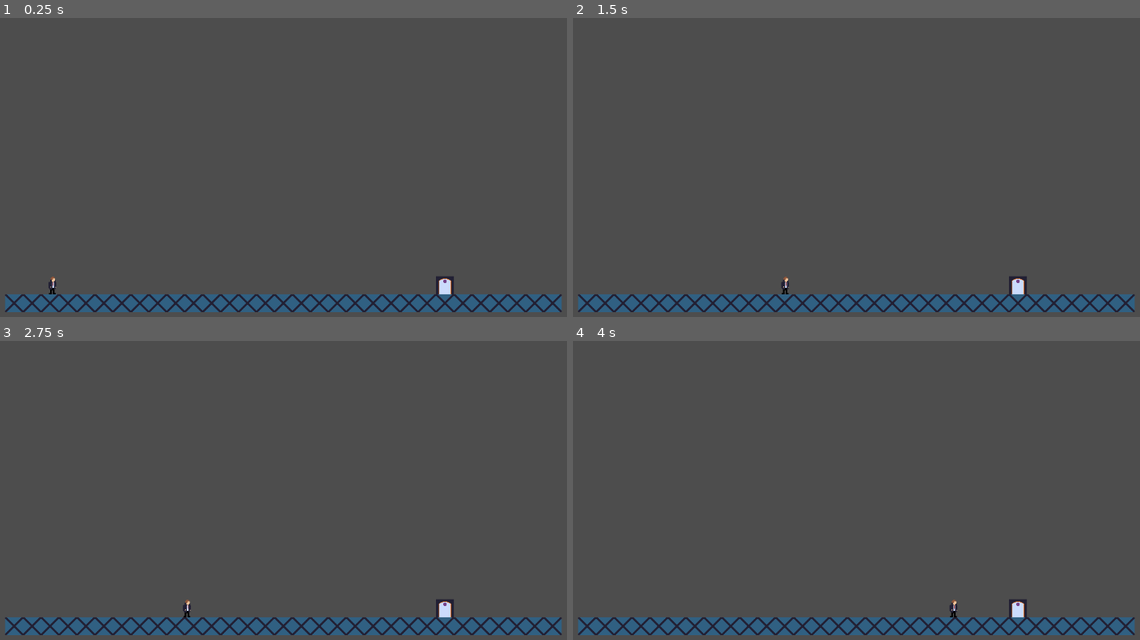
Above: before the commit, frames 1-4 (two rows, left to right).
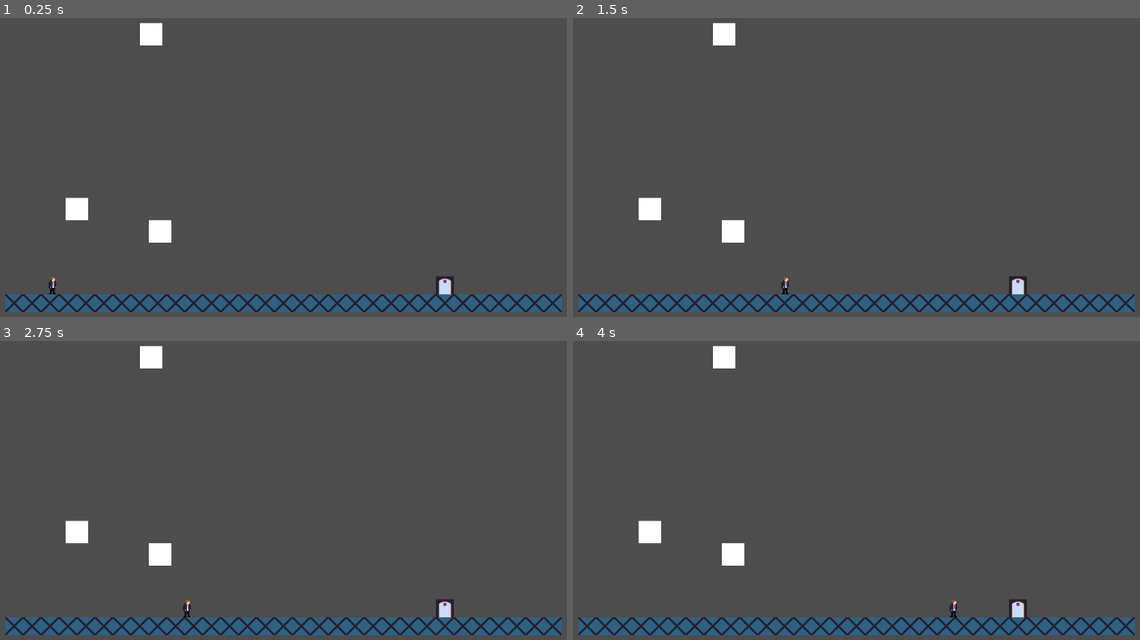
Above: after the commit, the same moments.

Repository: adamsocki/godot_city1
Game: Godot game, scene res://scenes/Game.tscn
Same seed, same stepped clock (60 frames per second), same inputs: the game is played once before the commit and once after it.
Inputs:
- Up to frame 1 (0.25 s): no input
- Up to frame 2 (1.5 s): tap Enter (ui_accept) at 0.5, 0.77, 1.25 s; hold Right (ui_right) from 0.53 s (still down)
- Up to frame 3 (2.75 s): tap Enter (ui_accept) at 1.52, 2 s; release Right (ui_right) at 2.03 s; hold Left (ui_left) from 2.03 s (still down)
- Up to frame 4 (4 s): release Left (ui_left) at 2.78 s; hold Right (ui_right) from 2.78 s (still down); tap Enter (ui_accept) at 3.02, 3.5, 3.77 s

The runs differ from the first frame. In frame 1, 0.9% of the frame differs, in the area x 11-31%, y 1-76%; in frame 2, 0.9%; in frame 3, 0.9%; in frame 4, 0.9%.

Commit message:
init map display

Diff:
--- a/Subway/Game_Manager.gd
+++ b/Subway/Game_Manager.gd
@@ -6,8 +6,9 @@
 # Called when the node enters the scene tree for the first time.
 func init_game_manager():
 	SubwayManager.init_subway_manager(2)
+	StationManager.init_station_manager()
+
 	GridManager.init_grid_manager()
-	StationManager.init_station_manager()
 
 
 # Called every frame. 'delta' is the elapsed time since the previous frame.
--- a/Subway/grid_manager.gd
+++ b/Subway/grid_manager.gd
@@ -13,6 +13,12 @@
 	add_child(grid_display_scene)
 	Grid_Display_Scene = grid_display_scene
 
+#	stations.resize(3)
+	for a in 3:
+		var new_station = Global.grid.generate_new_station()
+#		stations.append(new_station)
+#		print(new_station.grid_location)
+
 	Grid_Display_Scene.init_grid_display()
 
 	pass # Replace with function body.
--- a/Subway/station.gd
+++ b/Subway/station.gd
@@ -1,15 +1,22 @@
 extends Node
-class_name Station
-
-var station_name : String
-
-var grid_location : Vector2
 
 
+@export var station_data : Station
 
 
+# Called when the node enters the scene tree for the first time.
+func _ready():
+	pass # Replace with function body.
 
 
-func _init(name_for_station: String, grid: Vector2):
-	grid_location = grid
-	station_name = name_for_station
+# Called every frame. 'delta' is the elapsed time since the previous frame.
+func _process(delta):
+	pass
+
+
+func set_station_data(data: Station):
+	station_data = data
+
+
+func get_station_data():
+	return station_data
--- /dev/null
+++ b/Subway/station_class.gd
@@ -0,0 +1,15 @@
+extends Node
+class_name Station
+
+var station_name : String
+
+var grid_location : Vector2
+
+
+
+
+
+
+func _init(name_for_station: String, grid: Vector2):
+	grid_location = grid
+	station_name = name_for_station
--- a/Subway/station_manager.gd
+++ b/Subway/station_manager.gd
@@ -7,11 +7,7 @@
 
 # Called when the node enters the scene tree for the first time.
 func init_station_manager():
-	stations.resize(3)
-	for a in 3:
-		var new_station = Global.grid.generate_new_station()
-		stations.append(new_station)
-#		print(new_station.grid_location)
+	pass
 
 
 # Called every frame. 'delta' is the elapsed time since the previous frame.
--- a/scenes/Grid_Display.tscn
+++ b/scenes/Grid_Display.tscn
@@ -1,6 +1,6 @@
 [gd_scene load_steps=2 format=3 uid="uid://mq08hb1nh4m7"]
 
-[ext_resource type="Script" path="res://scenes/Grid_display.gd" id="1_fq0k5"]
+[ext_resource type="Script" path="res://scripts/Grid_display_script.gd" id="1_koufc"]
 
 [node name="Grid_Display" type="Node2D"]
-script = ExtResource("1_fq0k5")
+script = ExtResource("1_koufc")
--- a/scenes/Grid_display.gd
+++ /dev/null
@@ -1,12 +0,0 @@
-extends Node2D
-
-
-
-
-func init_grid_display():
-	pass
-
-
-
-func update_grid_display(delta):
-	pass
--- /dev/null
+++ b/scenes/station.tscn
@@ -0,0 +1,10 @@
+[gd_scene load_steps=2 format=3 uid="uid://cxha1gugtxhu4"]
+
+[ext_resource type="Script" path="res://Subway/station.gd" id="1_74kc7"]
+
+[node name="station" type="Node2D"]
+script = ExtResource("1_74kc7")
+
+[node name="ColorRect" type="ColorRect" parent="."]
+offset_right = 40.0
+offset_bottom = 40.0
--- /dev/null
+++ b/scripts/Grid_display_script.gd
@@ -0,0 +1,27 @@
+extends Node2D
+
+
+
+
+func init_grid_display():
+	for station in Global.grid.station_list:
+		print(station.grid_location)
+		var station_load = load("res://scenes/station.tscn").instantiate()
+		station_load.set_station_data(station)
+
+#		station_load.name = station.station_name
+#		station_load.grid_location = station.grid_location
+#		station_load.transform.position = station.grid_position
+		add_child(station_load)
+
+
+
+func update_grid_display(delta):
+	var children = get_children()
+	for child in children:
+		var station_data = child.get_station_data()
+		child.position.x = station_data.grid_location.x * 4
+		child.position.y = station_data.grid_location.y * 4
+
+		print("cs")
+	pass
